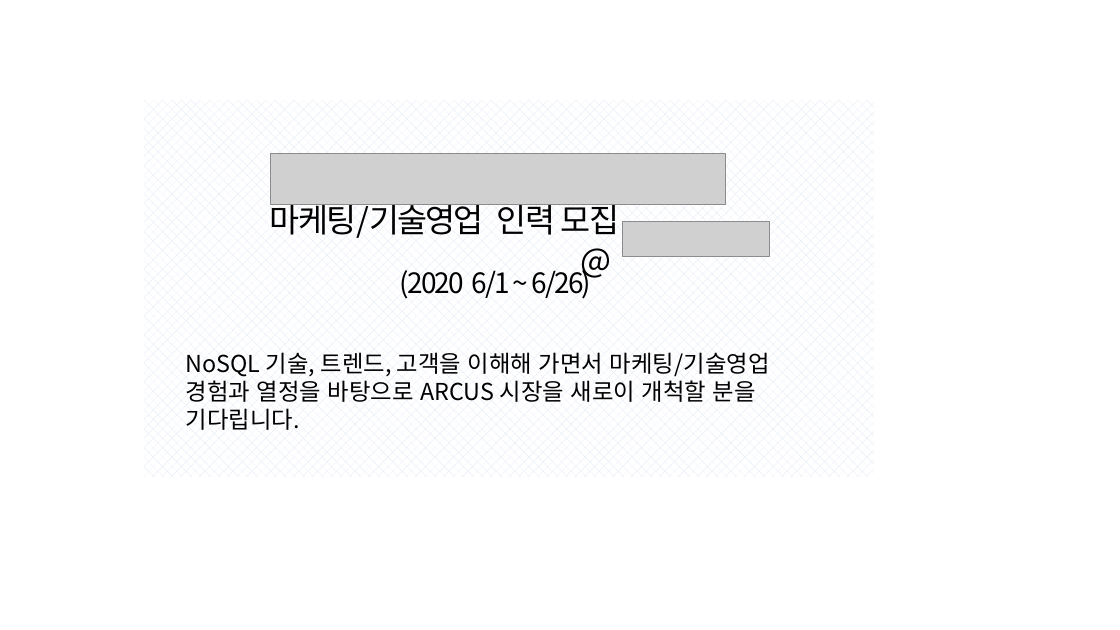
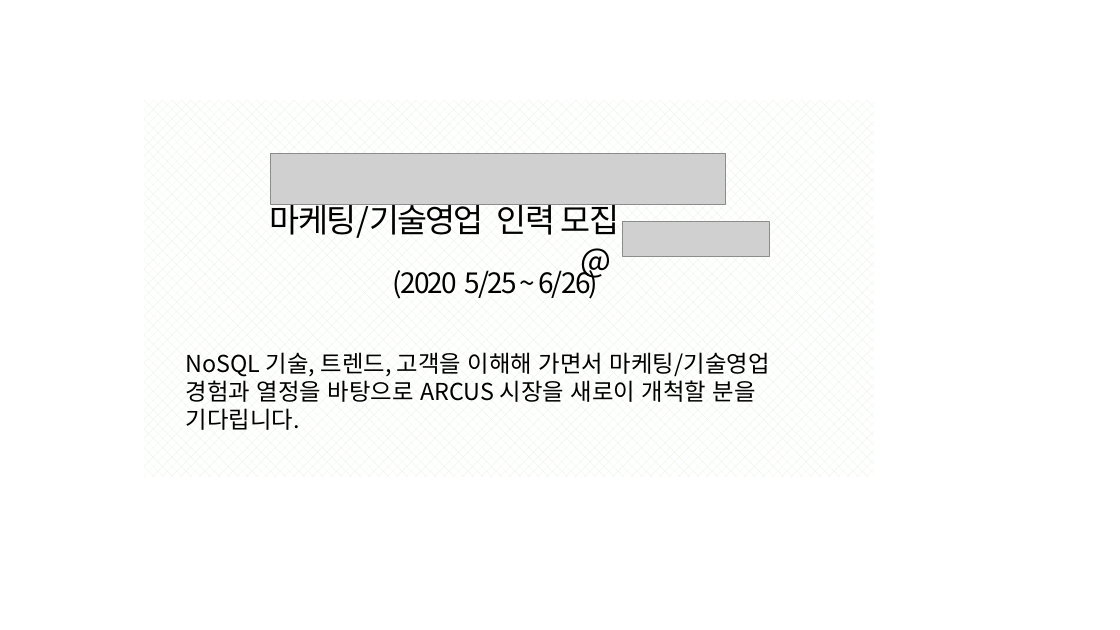
Before and after one commit to jam2in/recruit, a slide deck: slide 6 of images/jam2in-job-posting-images.pptx. Drawn at 1120x630 pixels with LibreOffice and Linux fonts; fonts in the diff are those of the drawing; grey boxes stand for pictures. Boxes give left, top, right and bottom in pixels: in the first picture for what was removed or moved away, otherwise in the second. Text is boxed around its words. In the diff, an @@ line names an element or a change of style, - is before the commit and + after.

```diff
--- a/images/jam2in-job-posting-images.pptx
+++ b/images/jam2in-job-posting-images.pptx
@@ rectangle at [144,100,874,477]: fill pattern #DAE3F3 on #FFFFFF to pattern #E2F0D9 on #FFFFFF @@
@@ text at [393,265,598,299]: text changed @@
-(2020 6/1 ~ 6/26)
+(2020 5/25 ~ 6/26)
```
Also in this commit, not shown: 1 slide added, 2 other files.
